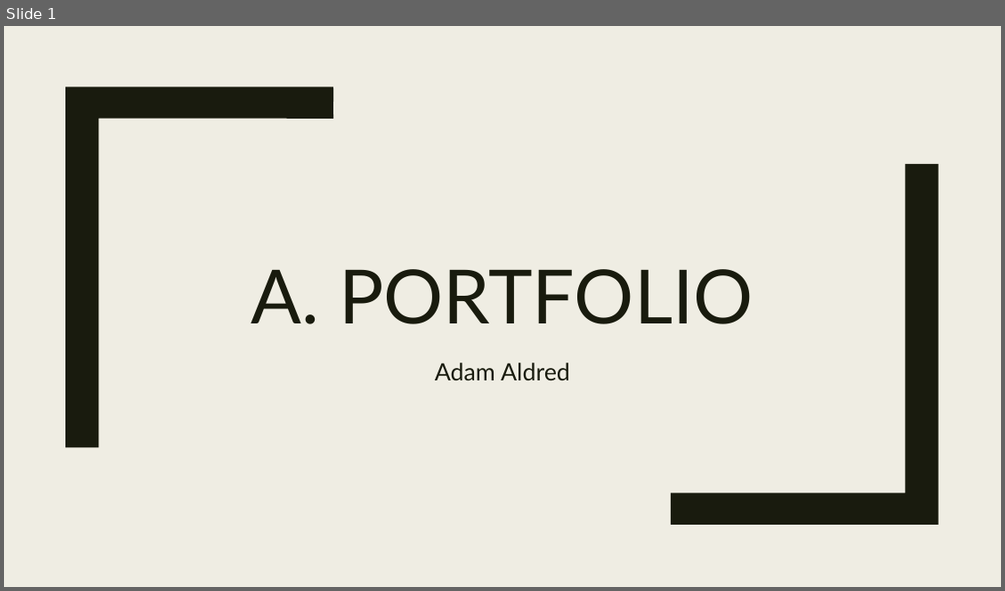
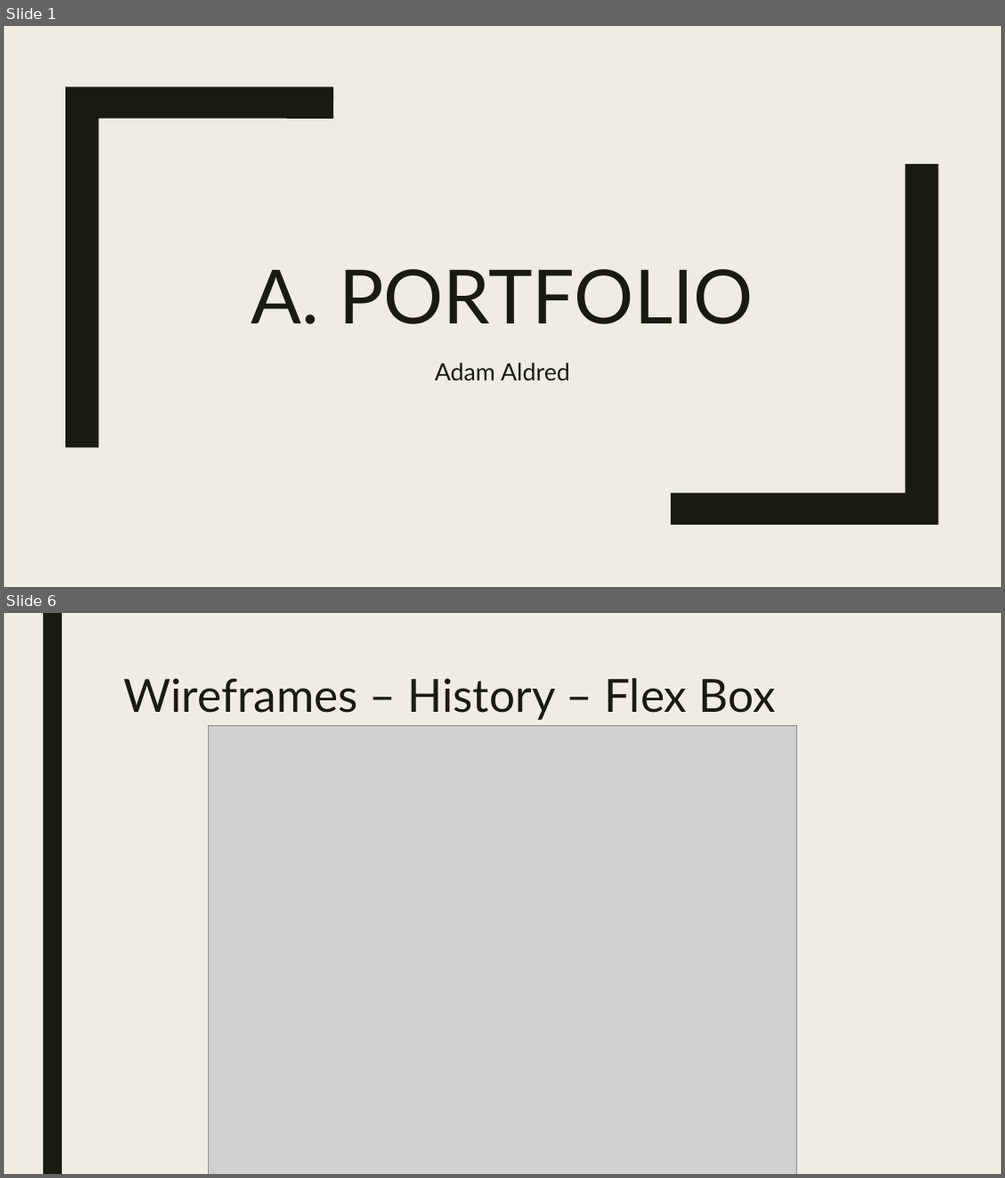
Before and after one commit to adam22gary/adam22gary.github.io, a slide deck: ppt/presentation.pptx. Shown one above the other, each under a label of ours: slide 1 before the commit, slides 1 and 6 after it; the slides between them are not shown. The pictures are 1005x591 and 1005x1178 pixels, drawn with LibreOffice and Linux fonts; fonts in the diff are those of the drawing; grey boxes stand for pictures. Boxes give left, top, right and bottom in pixels: in the first picture for what was removed or moved away, otherwise in the second. Text is boxed around its words. In the diff, an @@ line names an element or a change of style, - is before the commit and + after.

Commit message:
add presentation images fixed a few typos

```diff
--- a/ppt/presentation.pptx
+++ b/ppt/presentation.pptx
@@ slide 6 added at (x1=4, y1=613, x2=1001, y2=1174), background #EFEDE3 @@
@@ rectangle added at (x1=43, y1=613, x2=62, y2=1174), fill #191B0E @@
@@ title added at (x1=123, y1=678, x2=776, y2=720), 44 pt, text #191B0E @@
+Wireframes – History – Flex Box
@@ picture added at (x1=208, y1=725, x2=797, y2=1174) @@
```
Also in this commit, not shown: 2 slides changed, 9 other slides added, 10 other files.
